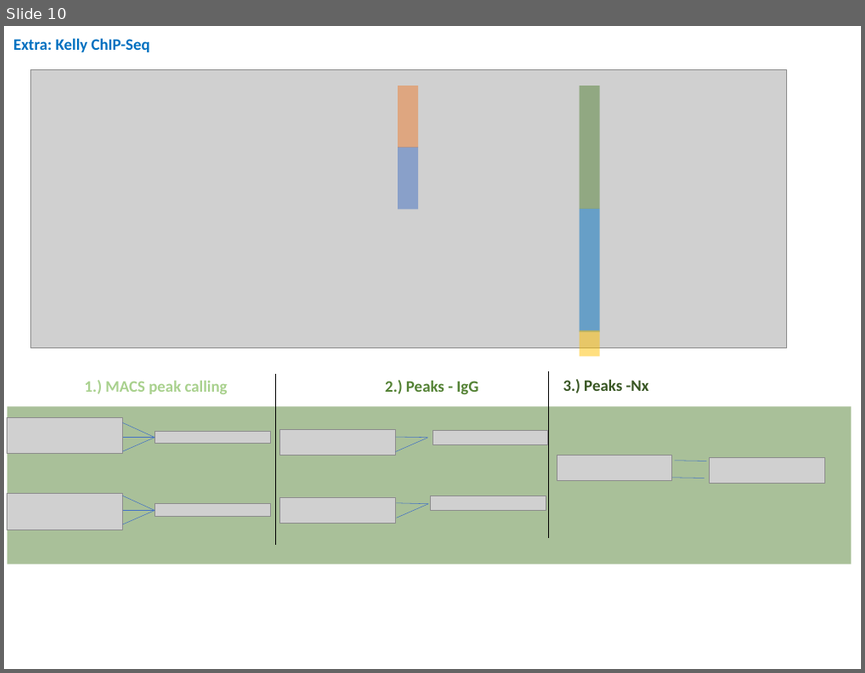
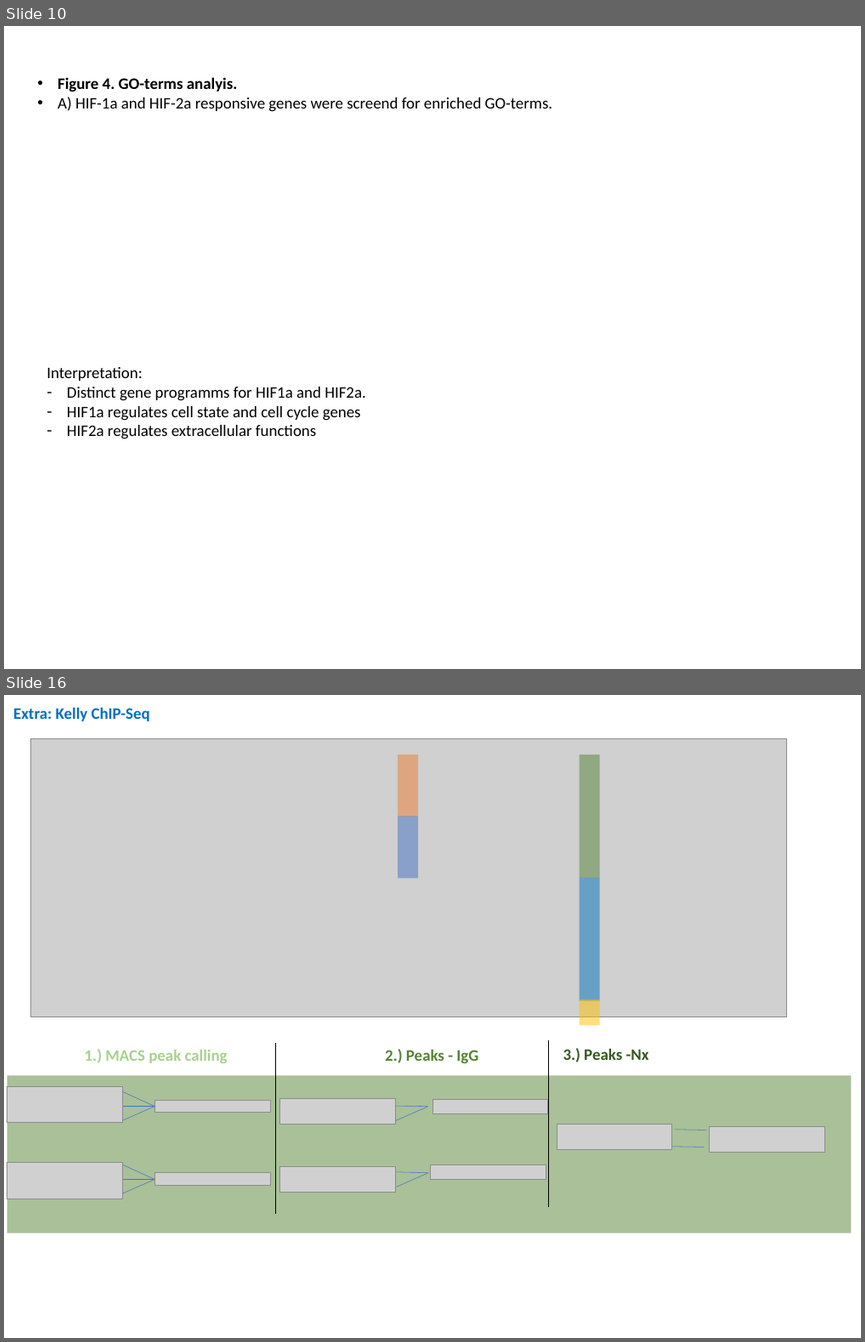
Before and after one commit to DNAborn/RNAseq_Kelly_Hx, a slide deck: 4_manuscript/Figures2.pptx. Shown one above the other, each under a label of ours: slide 10 before the commit, slides 10 and 16 after it; the slides between them are not shown. The pictures are 865x673 and 865x1342 pixels, drawn with LibreOffice and Linux fonts; fonts in the diff are those of the drawing; grey boxes stand for pictures. Boxes give left, top, right and bottom in pixels: in the first picture for what was removed or moved away, otherwise in the second. Text is boxed around its words. In the diff, an @@ line names an element or a change of style, - is before the commit and + after.

```diff
--- a/4_manuscript/Figures2.pptx
+++ b/4_manuscript/Figures2.pptx
@@ slide 10 added at [4,26,861,669], background #FFFFFF @@
@@ text added at [58,77,553,112], 18 pt, text #000000 @@
+• Figure 4. GO-terms analyis.
+• A) HIF-1a and HIF-2a responsive genes were screend for enriched GO-terms.
@@ text added at [46,367,366,439], 18 pt, text #000000 @@
+Interpretation:
+– Distinct gene programms for HIF1a and HIF2a.
+– HIF1a regulates cell state and cell cycle genes
+– HIF2a regulates extracellular functions
@@ what was slide 10 is now slide 16 @@
```
Also in this commit, not shown: 2 slides changed, 6 other slides added, 1 slide removed.
